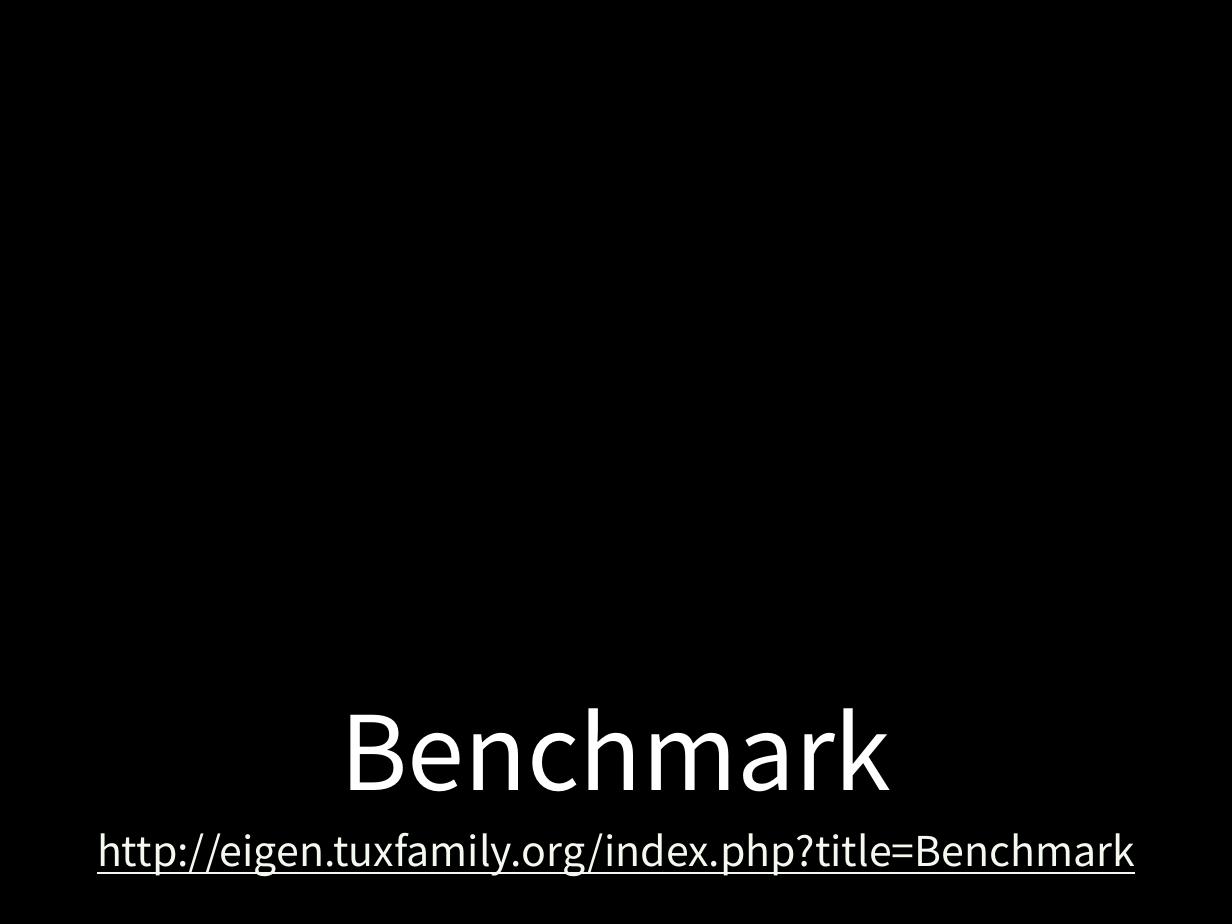
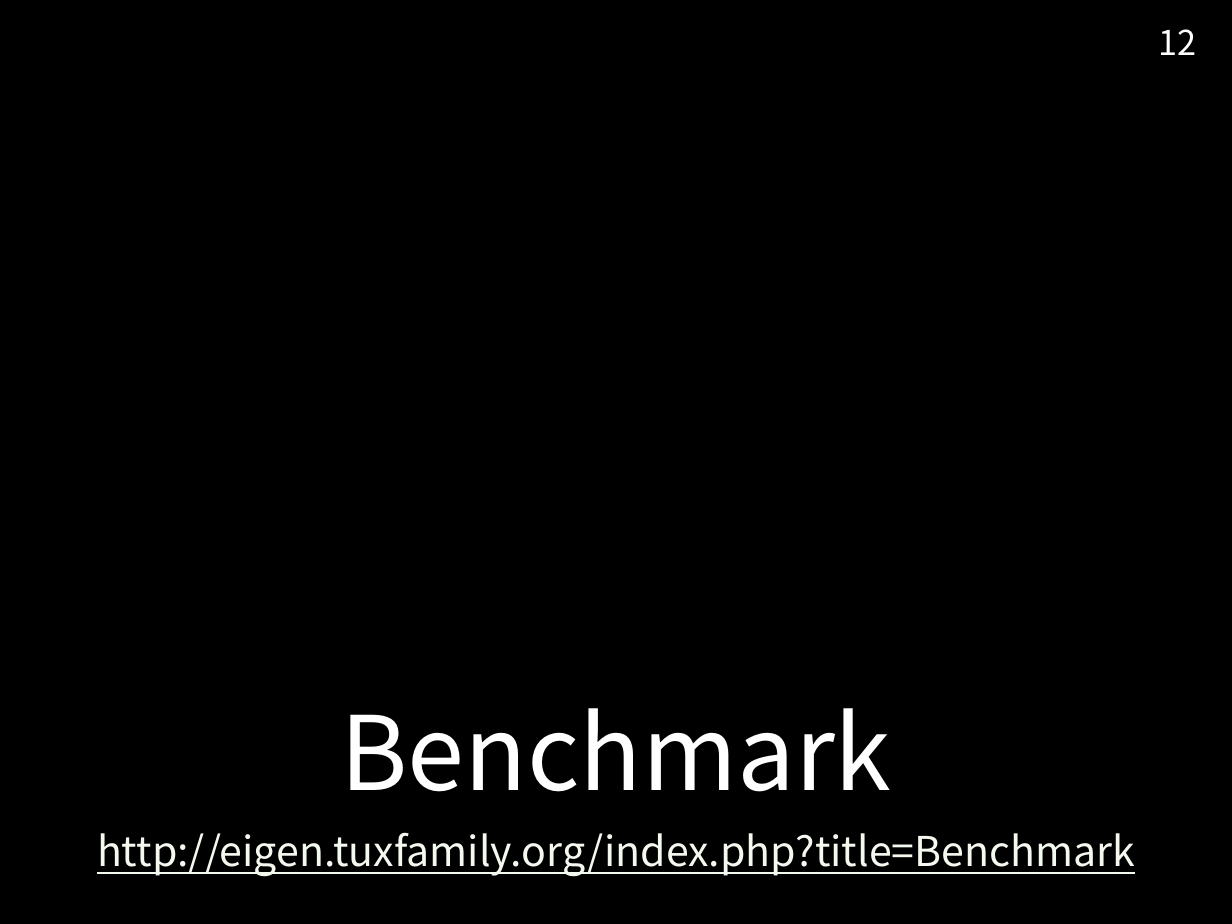
Before and after one commit to TetsuyaNegishi/Eigen_Seminar_2015_11_04, a slide deck: slide 12 of Eigen_Seminar_slide.pptx (slide 10 before the commit). Drawn at 1232x924 pixels with LibreOffice and Linux fonts; fonts in the diff are those of the drawing; background and template pictures are left out. Boxes give left, top, right and bottom in pixels: in the first picture for what was removed or moved away, otherwise in the second. Text is boxed around its words. In the diff, an @@ line names an element or a change of style, - is before the commit and + after.

```diff
--- a/Eigen_Seminar_slide.pptx
+++ b/Eigen_Seminar_slide.pptx
@@ page number added at bbox=[1159, 29, 1197, 55], 20 pt, text #FFFFFF @@
+12
```
Also in this commit, not shown: 14 other slides changed, 15 slides added, 3 slides removed.
